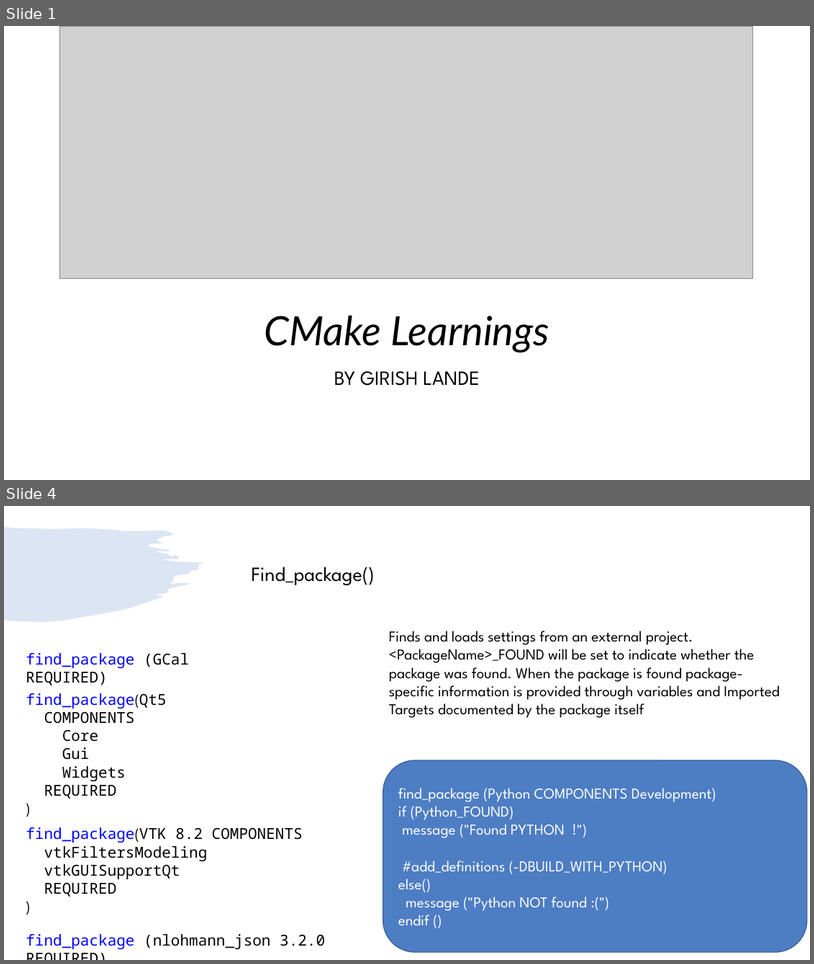
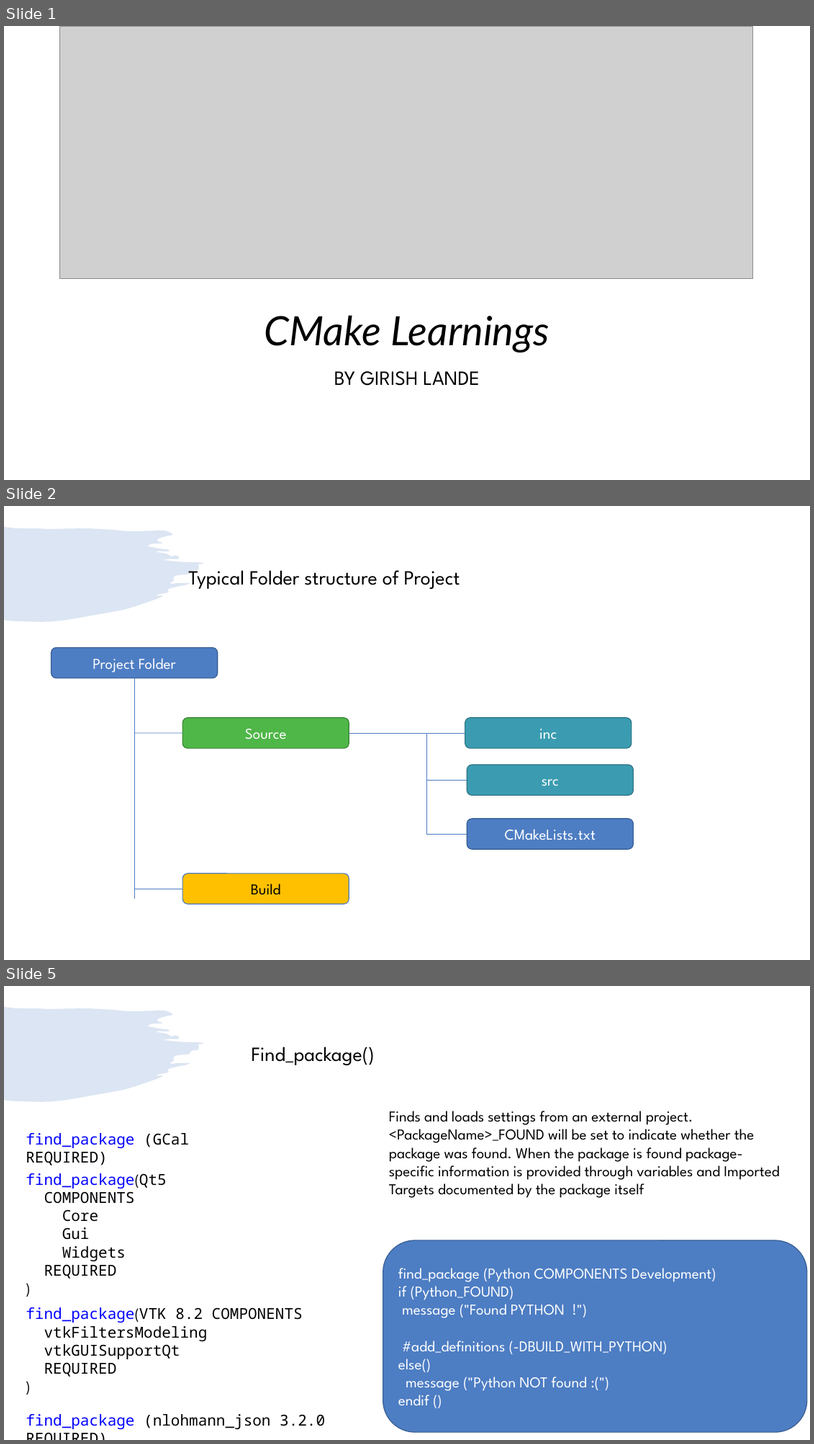
Before and after one commit to girishlande/cmake, a slide deck: learnings.pptx. Shown one above the other, each under a label of ours: slides 1 and 4 before the commit, slides 1, 2 and 5 after it; the slides between them are not shown. The pictures are 814x964 and 814x1444 pixels, drawn with LibreOffice and Linux fonts; fonts in the diff are those of the drawing; grey boxes stand for pictures. Boxes give left, top, right and bottom in pixels: in the first picture for what was removed or moved away, otherwise in the second. Text is boxed around its words. In the diff, an @@ line names an element or a change of style, - is before the commit and + after.

Commit message:
Update cmake learning

```diff
--- a/learnings.pptx
+++ b/learnings.pptx
@@ slide 2 added at <box>4,506,810,960</box>, background #FFFFFF; not listed: 1 template element that a slide beside it also shows @@
@@ text added at <box>188,570,460,589</box>, 24 pt, text #000000 @@
+Typical Folder structure of Project
@@ rounded rectangle added at <box>52,648,218,678</box>, fill #4D7DC3, outline #395C90 1 pt, 18 pt, text #FFFFFF @@
+Project Folder
@@ line added from (134, 678) to (134, 898), #4D7DC3 0.5 pt @@
@@ rounded rectangle added at <box>183,718,349,748</box>, fill #4FB648, outline #3A8735 1 pt, 18 pt, text #FFFFFF @@
+Source
@@ rounded rectangle added at <box>466,718,632,748</box>, fill #3B9CB1, outline #2C7383 1 pt, 18 pt, text #FFFFFF @@
+inc
@@ line added from (183, 733) to (134, 733), #4D7DC3 0.5 pt @@
@@ line added from (466, 733) to (350, 733), #4D7DC3 0.5 pt @@
@@ line added from (427, 834) to (427, 733), #4D7DC3 0.5 pt @@
@@ rounded rectangle added at <box>468,764,634,795</box>, fill #3B9CB1, outline #2C7383 1 pt, 18 pt, text #FFFFFF @@
+src
@@ line added from (468, 780) to (427, 780), #4D7DC3 0.5 pt @@
@@ rounded rectangle added at <box>468,818,634,849</box>, fill #4D7DC3, outline #395C90 1 pt, 18 pt, text #FFFFFF @@
+CMakeLists.txt
@@ line added from (468, 834) to (427, 834), #4D7DC3 0.5 pt @@
@@ line added from (183, 888) to (134, 888), #4D7DC3 0.5 pt @@
@@ rounded rectangle added at <box>183,873,349,903</box>, fill #FFC000, outline #4D7DC3 1 pt, 18 pt, text #000000 @@
+Build
@@ what was slide 4 is now slide 5 @@
```
Also in this commit, not shown: 4 slides changed, 1 other slide added, 1 slide removed.
